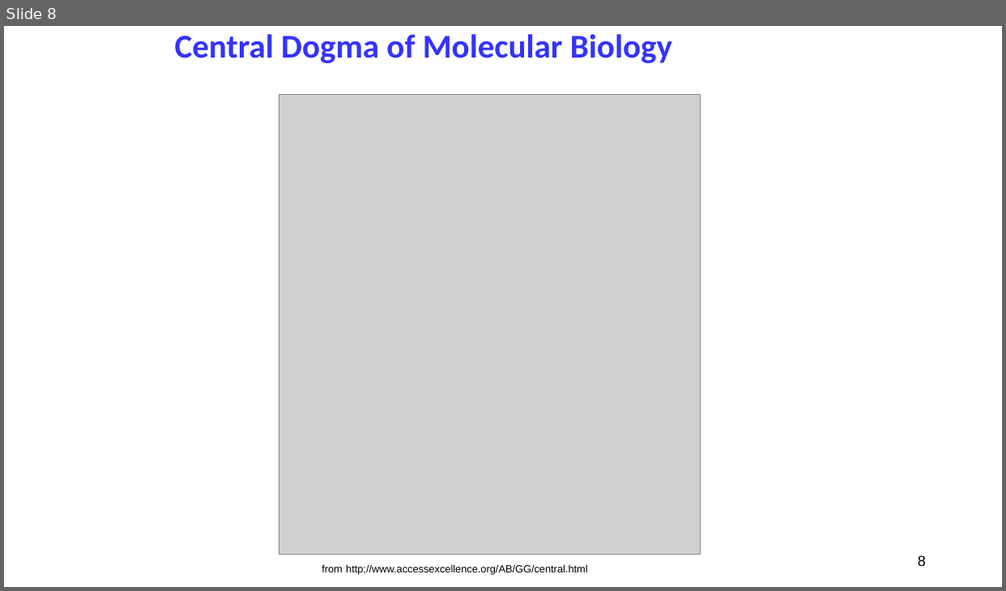
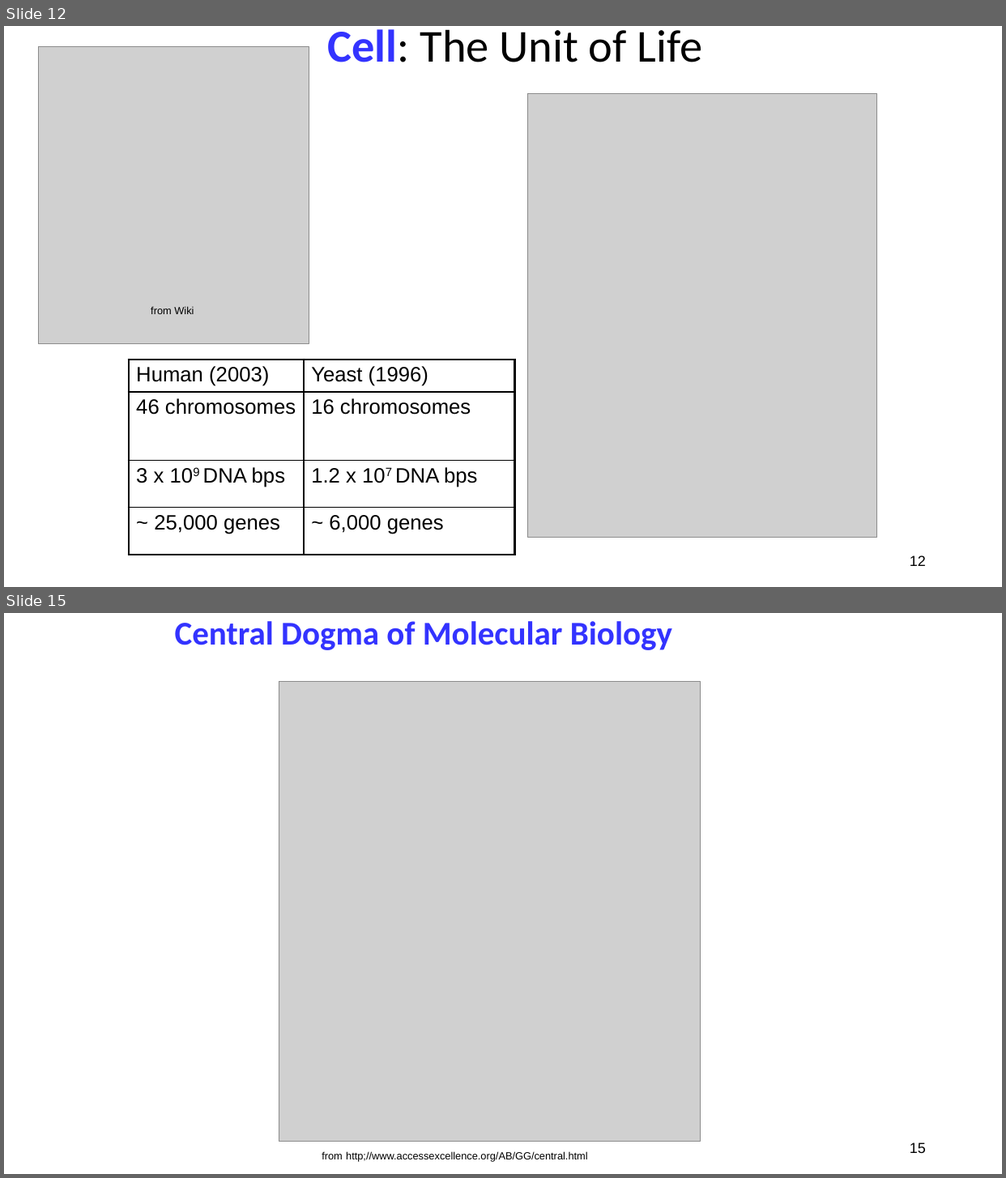
Before and after one commit to RyanCCJ/2022_Lab_Training, a slide deck: Homework/2022年暑期新生訓練成果project.pptx. Shown one above the other, each under a label of ours: slide 8 before the commit, slides 12 and 15 after it; the slides between them are not shown. The pictures are 1006x591 and 1006x1178 pixels, drawn with LibreOffice and Linux fonts; fonts in the diff are those of the drawing; grey boxes stand for pictures. Boxes give left, top, right and bottom in pixels: in the first picture for what was removed or moved away, otherwise in the second. Text is boxed around its words. In the diff, an @@ line names an element or a change of style, - is before the commit and + after.

```diff
--- a/Homework/2022年暑期新生訓練成果project.pptx
+++ b/Homework/2022年暑期新生訓練成果project.pptx
@@ slide 12 added at bbox=[4, 26, 1002, 587], background #FFFFFF @@
@@ picture added at bbox=[39, 47, 309, 344] @@
@@ title added at bbox=[328, 29, 703, 62], 44 pt, text #000000 @@
+Cell: The Unit of Life
@@ picture added at bbox=[527, 93, 878, 537] @@
@@ text added at bbox=[151, 306, 194, 314], 10 pt, text #000000 @@
+from Wiki
@@ table added at bbox=[129, 360, 515, 555], 4 rows, 2 columns @@
+Human (2003) | Yeast (1996)
+46 chromosomes | 16 chromosomes
+3 x 109 DNA bps | 1.2 x 107 DNA bps
+~ 25,000 genes | ~ 6,000 genes
@@ page number added at bbox=[910, 556, 926, 566], 14 pt, text #000000 @@
+12
@@ what was slide 8 is now slide 15 @@
@@ page number at bbox=[910, 1143, 926, 1153]: text changed @@
-8
+15
```
Also in this commit, not shown: 4 slides changed, 6 other slides added.
